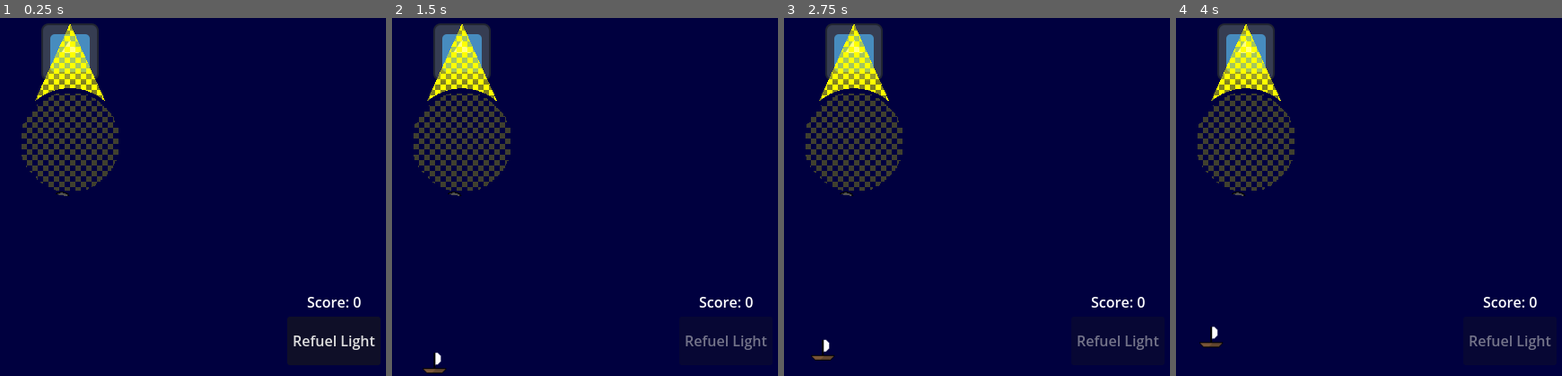
Above: before the commit, frames 1-4 (left to right).
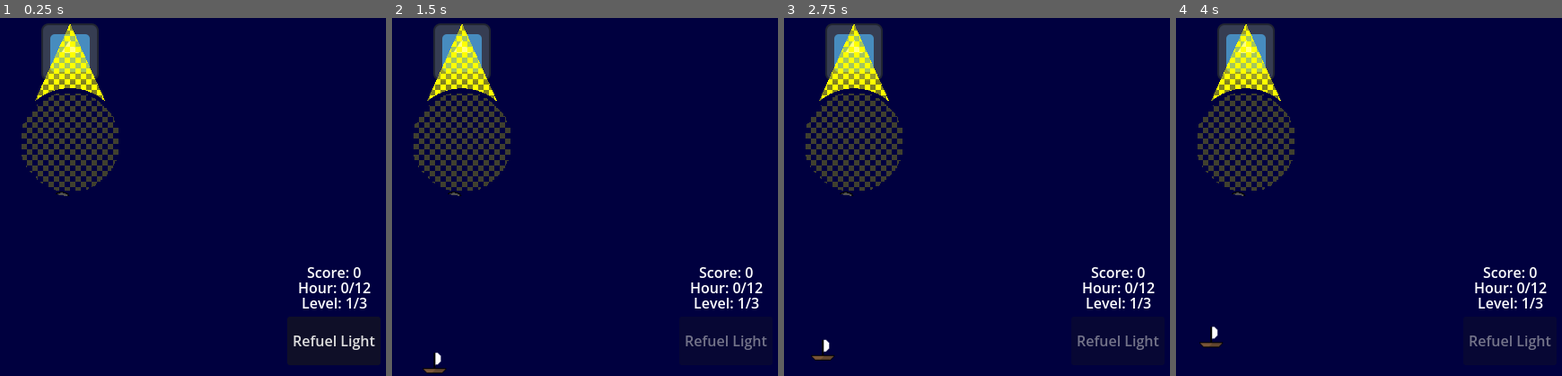
Above: after the commit, the same moments.

Repository: hammy275/lighthouse-operator
Game: Godot game, scene res://Scenes/game.tscn
The game is run twice, just before and just after one commit, with the same random seed, the same clock (stepped at 60 frames per second) and the same inputs. The engine's default icon, where the game draws it, is replaced by a stand-in: a white triangle on a blue panel in a dark square.
Inputs:
- Up to frame 1 (0.25 s): no input
- Up to frame 2 (1.5 s): click "Refuel Light" at 0.5 s; hold Right (move_right) from 1.28 s (still down)
- Up to frame 3 (2.75 s): release Right (move_right) at 2.03 s; hold Down (move_down) from 2.03 s (still down)
- Up to frame 4 (4 s): tap Enter at 2.75 s; release Down (move_down) at 2.78 s; hold Right (move_right) 2.78-3.53 s; tap Space at 3.5 s; hold Up (move_up) from 3.53 s (still down)

The runs differ from the first frame. In frame 1, 0.7% of the frame differs, in the area x 77-97%, y 69-82%; in frame 2, 0.7%; in frame 3, 0.7%; in frame 4, 0.7%.

Commit message:
Hour Counting

Diff:
--- a/Scenes/game.tscn
+++ b/Scenes/game.tscn
@@ -71,13 +71,36 @@
 
 [node name="ScoreLabel" type="Label" parent="." unique_id=83367086]
 offset_left = 614.0
-offset_top = 626.0
+offset_top = 593.0
 offset_right = 696.0
-offset_bottom = 649.0
+offset_bottom = 616.0
 text = "Score: 0"
 horizontal_alignment = 1
 vertical_alignment = 1
 
+[node name="HourLabel" type="Label" parent="." unique_id=302417794]
+offset_left = 609.0
+offset_top = 610.0
+offset_right = 701.0
+offset_bottom = 633.0
+text = "Hour: 0/12"
+horizontal_alignment = 1
+vertical_alignment = 1
+
+[node name="LevelLabel" type="Label" parent="." unique_id=731361472]
+offset_left = 618.0
+offset_top = 627.0
+offset_right = 693.0
+offset_bottom = 650.0
+text = "Level: 1/3"
+horizontal_alignment = 1
+vertical_alignment = 1
+
+[node name="HourCounter" type="Timer" parent="." unique_id=1901566691]
+wait_time = 30.0
+autostart = true
+
 [connection signal="relight_done" from="Lighthouse" to="." method="_on_lighthouse_relight_done"]
 [connection signal="pressed" from="RefuelButton" to="." method="_on_refuel_button_pressed"]
 [connection signal="timeout" from="ShipSpawnTimer" to="." method="_on_ship_spawn_timer_timeout"]
+[connection signal="timeout" from="HourCounter" to="." method="_on_hour_counter_timeout"]
--- a/Scripts/game.gd
+++ b/Scripts/game.gd
@@ -48,7 +48,8 @@
 
 func _on_ship_spawn_timer_timeout() -> void:
 	self.spawn_ship()
-	self.reset_ship_spawn_timer()
+	if Global.current_hour < 10:
+		self.reset_ship_spawn_timer()
 
 ## Spawn a ship.
 func spawn_ship() -> void:
@@ -151,3 +152,10 @@
 
 func _on_lighthouse_relight_done() -> void:
 	$RefuelButton.disabled = false
+
+
+func _on_hour_counter_timeout() -> void:
+	Global.current_hour += 1
+	$HourLabel.text = "Hour: " + str(Global.current_hour) + "/12"
+	if Global.current_hour > 12:
+		print("TODO: Level complete!")
--- a/Scripts/global.gd
+++ b/Scripts/global.gd
@@ -5,6 +5,7 @@
 
 ## Current level number
 var level_num: int = 1
+var current_hour: int = 1
 ## Number of ships that had safe passage.
 var score: int = 0
 ## Active powerups. Stored as a dictionary, since Godot doesn't have sets.
